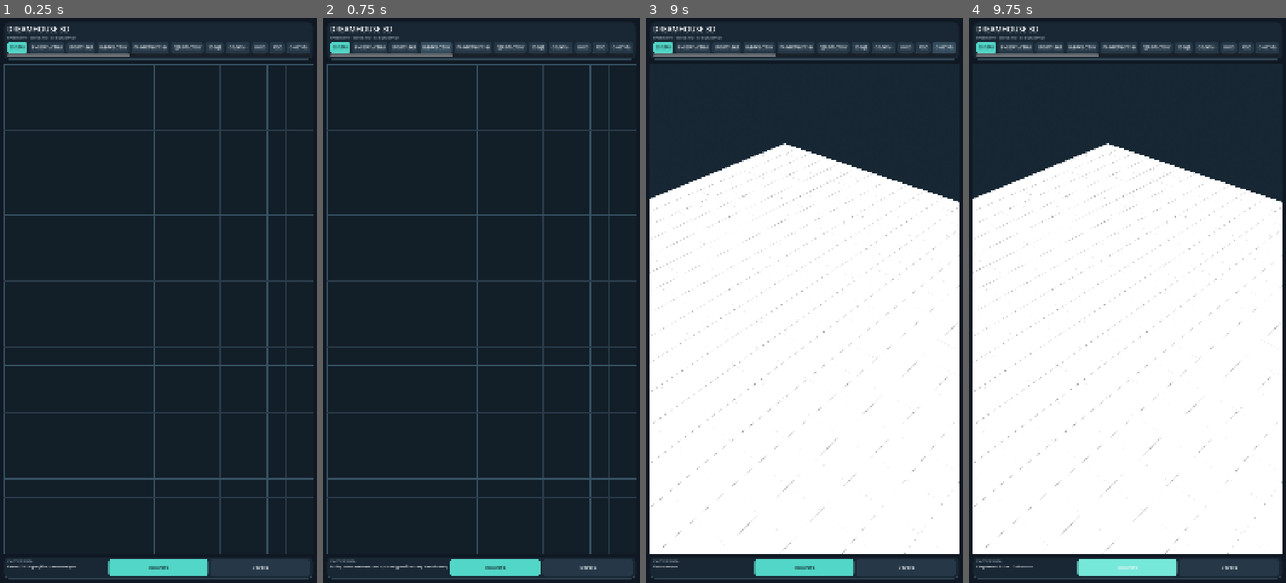
Above: before the commit, frames 1-4 (left to right).
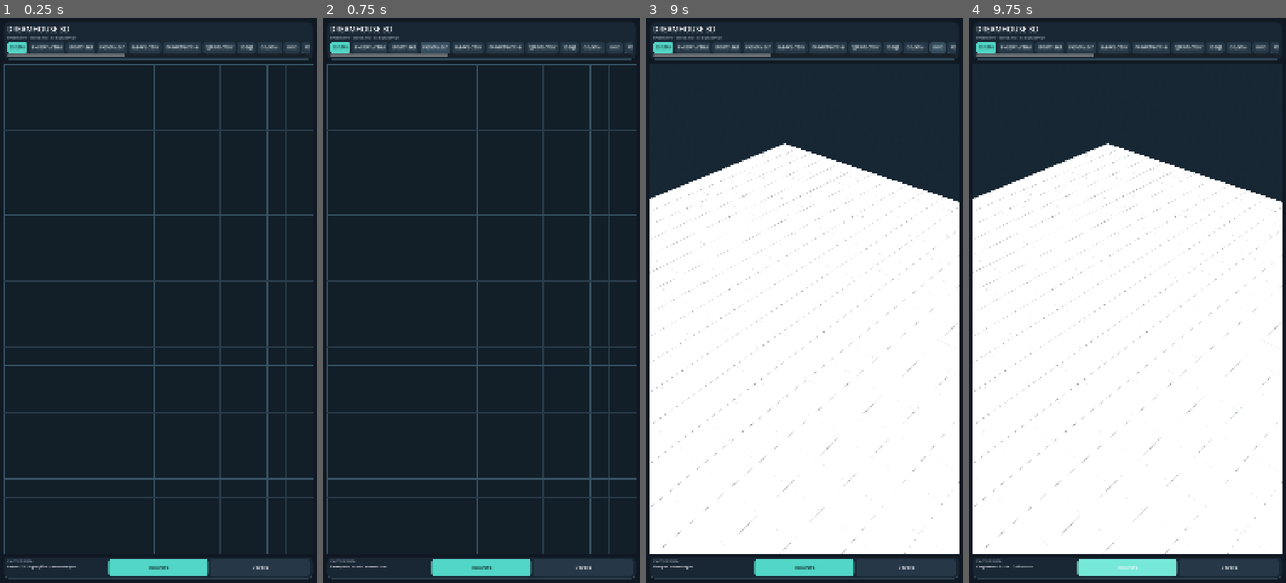
Above: after the commit, the same moments.

Repository: Phantom220-hub/Nyxvault-clinets
Game: Godot game, scene res://scenes/main.tscn
Same seed, same stepped clock (60 frames per second), same inputs: the game is played once before the commit and once after it.
Inputs (mouse positions are in pixels of both pictures, inside the frame that each line leads up to):
- Up to frame 1 (0.25 s): no input
- Up to frame 2 (0.75 s): click (433, 46) at 0.5 s, where only the run after the commit has a clickable "РАЗМЕРЫ: ВКЛ"
- Up to frame 3 (9 s): click "2D ПЛАН" at 1.25 s; click "РИСОВАТЬ СТЕНЫ" at 2 s; click "УГОЛ 15°: ВКЛ" at 2.75 s; click "ВЫБРАТЬ СТЕНУ" at 3.5 s; click "ПАРАМЕТРЫ СТЕНЫ" at 4.25 s; click "УДАЛИТЬ СТЕНУ" at 5 s; click "3D ВИД" at 5.75 s; click "ОБЪЕКТЫ +" at 6.5 s; click "UNDO" at 7.25 s; click "REDO" at 8 s; click (943, 46) at 8.75 s, where only the run before the commit has a clickable "ОЧИСТИТЬ"
- Up to frame 4 (9.75 s): click "СОХРАНИТЬ" at 9.5 s

The runs differ from the first frame. In frame 1, 0.3% of the frame differs, in the area x 32-98%, y 4-7%; in frame 2, 0.7%, in the area x 2-98%, y 4-99%; in frame 3, 0.4%; in frame 4, 0.3%.

Commit message:
Expose CAD dimension line controls

Diff:
--- a/scripts/main.gd
+++ b/scripts/main.gd
@@ -31,6 +31,7 @@
 var select_walls_3d := false
 var material_theme := 0
 var project_dialog: FileDialog
+var dimensions_enabled := true
 
 func _ready() -> void:
 	floors = [{"walls": [], "furniture": []}]
@@ -75,6 +76,7 @@
 	_add_button(tools, "2D ПЛАН", _show_plan, true)
 	_add_button(tools, "РИСОВАТЬ СТЕНЫ", _wall_draw_mode, false)
 	_add_button(tools, "УГОЛ 15°: ВКЛ", _toggle_angle_snap, false)
+	_add_button(tools, "РАЗМЕРЫ: ВКЛ", _toggle_dimensions, false)
 	_add_button(tools, "ВЫБРАТЬ СТЕНУ", _wall_select_mode, false)
 	_add_button(tools, "ПАРАМЕТРЫ СТЕНЫ", _edit_selected_wall, false)
 	_add_button(tools, "УДАЛИТЬ СТЕНУ", _delete_selected_wall, false)
@@ -223,6 +225,11 @@
 func _toggle_angle_snap() -> void:
 	plan_canvas.set_angle_snap_enabled(not plan_canvas.angle_snap_enabled)
 	status_label.text = "Ограничение угла 15°: " + ("включено" if plan_canvas.angle_snap_enabled else "выключено")
+
+func _toggle_dimensions() -> void:
+	dimensions_enabled = not dimensions_enabled
+	plan_canvas.set_dimensions_visible(dimensions_enabled)
+	status_label.text = "Размерные линии: " + ("включены" if dimensions_enabled else "выключены")
 
 func _wall_draw_mode() -> void:
 	plan_canvas.set_tool_mode("draw")
